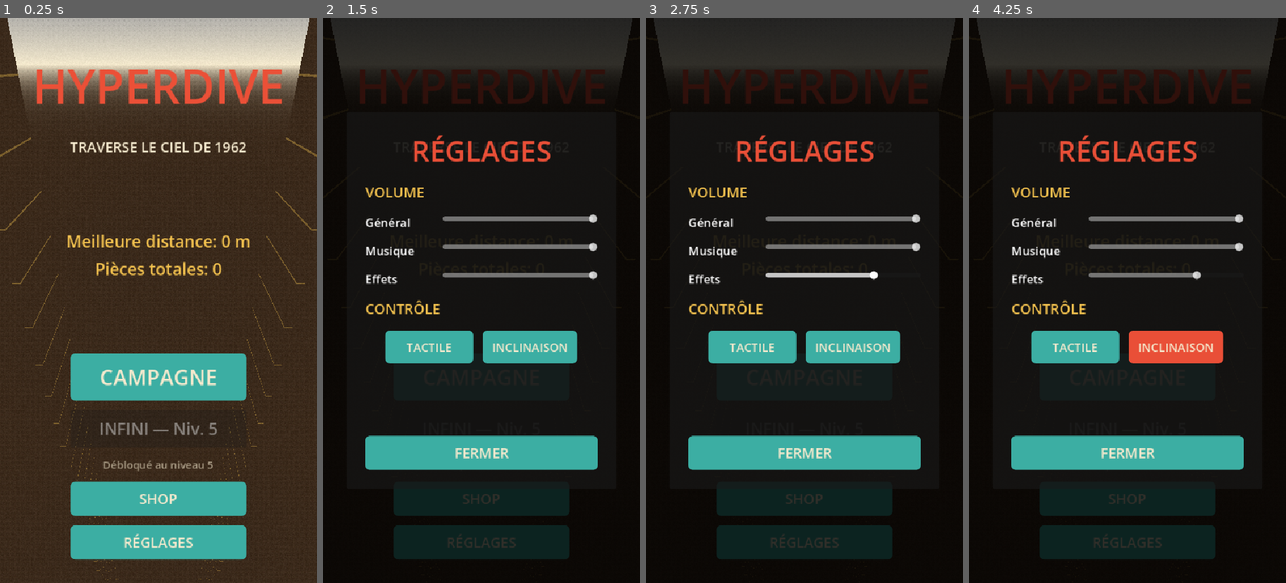
Above: before the commit, frames 1-4 (left to right).
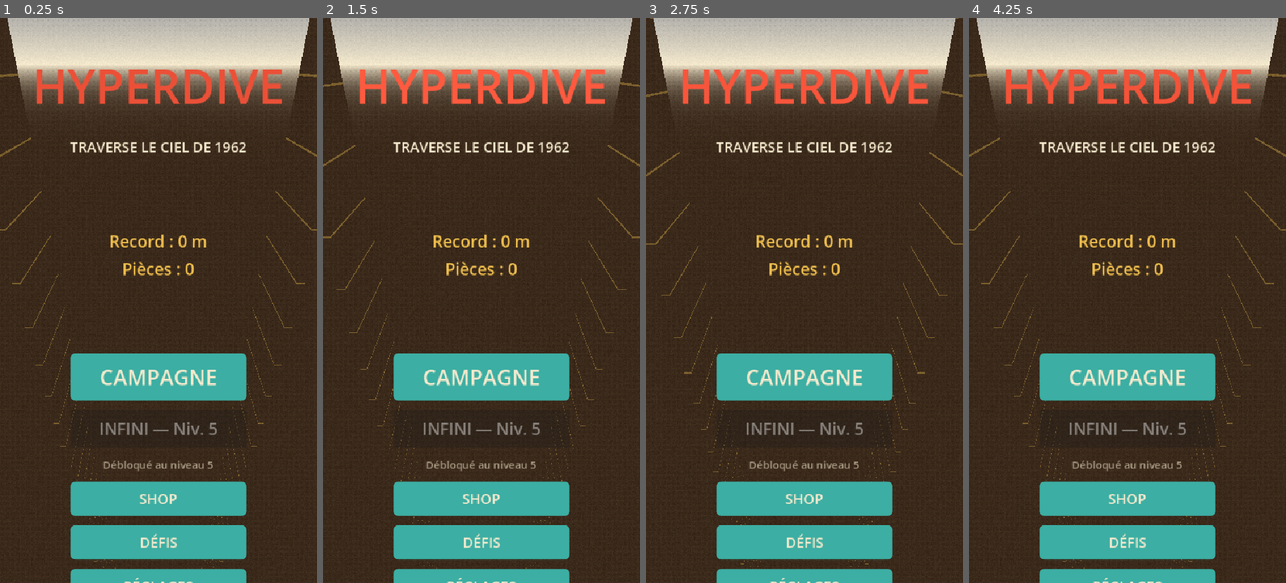
Above: after the commit, the same moments.

Repository: quvntvn/Hyperdive
Game: Godot game, scene res://scenes/ui/main_menu.tscn
Two runs of this game, one before a commit and one after it. Both use one fixed random seed, a clock stepped at 60 frames per second and the inputs below.
Inputs (mouse positions are in pixels of both pictures, inside the frame that each line leads up to):
- Up to frame 1 (0.25 s): no input
- Up to frame 2 (1.5 s): click (481, 543) at 0.5 s, where only the run after the commit has a clickable "DÉFIS"; click (481, 486) at 1.25 s, where only the run after the commit has a clickable "MENU"
- Up to frame 3 (2.75 s): tap Enter at 2 s; move the mouse to (874, 272) at 2.02 s; hold D (move_right) from 2.03 s (still down); tap 1 at 2.1 s; click (874, 272) at 2.17 s
- Up to frame 4 (4.25 s): release D (move_right) at 2.75 s; click (1076, 345) at 2.75 s, where only the run before the commit has a clickable "TACTILE"; click (1175, 345) at 3.5 s, where only the run before the commit has a clickable "INCLINAISON"

The runs differ from the first frame. In frame 1, 2.8% of the frame differs, in the area x 21-79%, y 38-100%; in frame 2, 99%; in frame 3, 99%; in frame 4, 99%, in the area x 0-100%, y 0-100%.

Commit message:
feat(ui): bouton DÉFIS dans le menu principal
Co-Authored-By: Claude Sonnet 4.6 <noreply@anthropic.com>

Diff:
--- a/hyperdive/scenes/ui/main_menu.tscn
+++ b/hyperdive/scenes/ui/main_menu.tscn
@@ -1,8 +1,9 @@
-[gd_scene load_steps=10 format=3]
+[gd_scene load_steps=11 format=3]
 
 [ext_resource type="Script" path="res://scripts/ui/main_menu.gd" id="MainMenuScript"]
 [ext_resource type="PackedScene" path="res://scenes/ui/settings_screen.tscn" id="SettingsScene"]
 [ext_resource type="PackedScene" path="res://scenes/ui/shop_screen.tscn" id="ShopScene"]
+[ext_resource type="PackedScene" path="res://scenes/ui/missions_screen.tscn" id="MissionsScene"]
 [ext_resource type="PackedScene" path="res://scenes/gameplay/corridor_walls.tscn" id="CorridorWallsScene"]
 [ext_resource type="PackedScene" path="res://scenes/effects/post_process.tscn" id="PostProcessScene"]
 [ext_resource type="Script" path="res://scripts/ui/menu_camera.gd" id="MenuCameraScript"]
@@ -132,6 +133,13 @@
 text = "SHOP"
 theme_override_font_sizes/font_size = 24
 
+[node name="DefisButton" type="Button" parent="MenuUI/Screen/Layout/ButtonsContainer"]
+unique_name_in_owner = true
+custom_minimum_size = Vector2(300, 56)
+size_flags_horizontal = 4
+text = "DÉFIS"
+theme_override_font_sizes/font_size = 24
+
 [node name="ReglagesButton" type="Button" parent="MenuUI/Screen/Layout/ButtonsContainer"]
 unique_name_in_owner = true
 custom_minimum_size = Vector2(300, 56)
@@ -142,3 +150,5 @@
 [node name="ShopScreen" parent="." instance=ExtResource("ShopScene")]
 
 [node name="SettingsScreen" parent="." instance=ExtResource("SettingsScene")]
+
+[node name="MissionsScreen" parent="." instance=ExtResource("MissionsScene")]
--- a/hyperdive/scripts/ui/main_menu.gd
+++ b/hyperdive/scripts/ui/main_menu.gd
@@ -5,6 +5,7 @@
 	%CampagneButton.pressed.connect(_on_campagne_pressed)
 	%JouerButton.pressed.connect(_on_jouer_pressed)
 	%ShopButton.pressed.connect(_on_shop_pressed)
+	%DefisButton.pressed.connect(_on_defis_pressed)
 	%ReglagesButton.pressed.connect(_on_reglages_pressed)
 
 	_update_infinite_button()
@@ -18,13 +19,14 @@
 	_style_button(%CampagneButton)
 	_style_button(%JouerButton)
 	_style_button(%ShopButton)
+	_style_button(%DefisButton)
 	_style_button(%ReglagesButton)
 	_animate_title()
 
 func _update_infinite_button() -> void:
 	if Settings.is_infinite_unlocked():
 		%JouerButton.disabled = false
-		%JouerButton.text = "JOUER (INFINI)"
+		%JouerButton.text = "JOUER"
 		%InfiniLockedLabel.visible = false
 	else:
 		%JouerButton.disabled = true
@@ -32,8 +34,8 @@
 		%InfiniLockedLabel.visible = true
 
 func update_stats() -> void:
-	%BestLabel.text = "Meilleure distance: " + str(Settings.best_distance) + " m"
-	%CoinsLabel.text = "Pièces totales: " + str(Settings.coins_total)
+	%BestLabel.text = "Record : " + str(Settings.best_distance) + " m"
+	%CoinsLabel.text = "Pièces : " + str(Settings.coins_total)
 
 func _on_campagne_pressed() -> void:
 	Audio.play_ui_click()
@@ -49,6 +51,12 @@
 	var shop := get_tree().get_first_node_in_group("shop_screen")
 	if shop:
 		shop.open()
+
+func _on_defis_pressed() -> void:
+	Audio.play_ui_click()
+	var missions := get_tree().get_first_node_in_group("missions_screen")
+	if missions:
+		missions.open()
 
 func _on_reglages_pressed() -> void:
 	Audio.play_ui_click()
